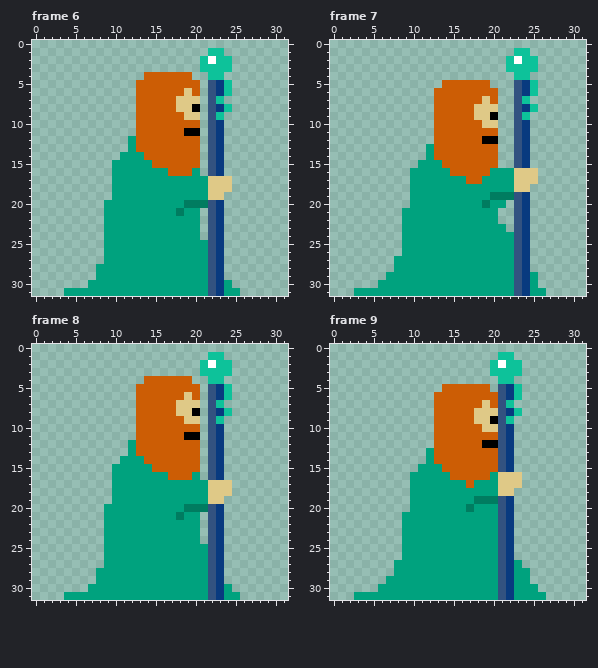
File history of a animated GIF sprite, topdown/images/wiz-color.gif. Above: the version before the commit.
The file is 32x32 pixels, 18 frames. Shown: frame 6, frame 7, frame 8, frame 9. The commit also changed other frames, which this record leaves out.
The same view after the edit:
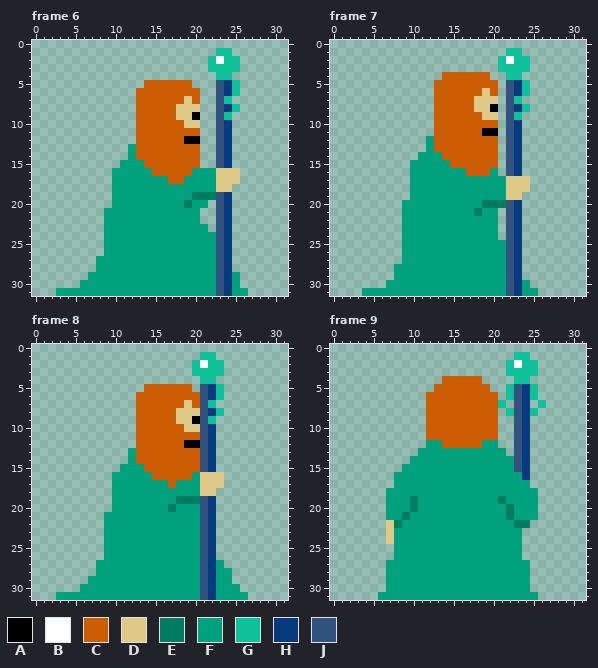
Palette (. is transparent): A #000000  B #ffffff  C #cc5d05  D #dfc987  E #007c60  F #00a27e  G #0dc29a  H #083a7f  J #325280
Changes in this commit:
Changed rows in their new state; - is an unchanged pixel.
Frame 6:
first column x 3:
 1 -------------------.-G--
 2 ------------------.GB-G-
 3 ------------------.---G-
 4 -----------......--.-G--
 5 ----------.------.-.JHG-
 6 ----------------C--.JHG-
 7 ---------------C-C-.JG--
 8 -----------------D-.JHG-
 9 ---------------D-A-.JG--
10 ----------------DD-.JH--
11 ----------------CC-.JH--
12 ---------.------AA-.JH--
13 -------------------.JH--
14 --------.-C--------.JH--
15 -------.---C-------.JH--
16 ------------CC----FFDDD-
17 --------------CC---F--D-
18 -------------------F----
19 -----------------EEEJH--
20 ------.----------FF.JH--
21 ---------------F---.JH--
22 -------------------.JH--
23 ------------------F.JH--
24 ------------------FFJH--
25 -------------------FJH--
26 -------------------FJH--
27 -----F-------------FJH--
28 -------------------FJH--
29 ----F--------------FJHF-
30 ---F---------------FJHF-
31 F------------------FJH-F
Frame 7:
first column x 3:
 1 -------------------G-.--
 2 ------------------GBG-.-
 3 ------------------G---.-
 4 -----------CCCCCC--G-.--
 5 ----------C------C-JHG.-
 6 ----------------D--JHG.-
 7 ---------------D-D-JG.--
 8 -----------------A-JHG.-
 9 ---------------C-D-JG.--
10 ----------------CC-JH.--
11 ----------------AA-JH.--
12 ---------F------CC-JH.--
13 -------------------JH.--
14 --------F-F--------JH.--
15 -------F---F-------JH.--
16 ------------FF----.JH..-
17 --------------FF---D--.-
18 -------------------D----
19 -----------------FFDD.--
20 ------F----------EEJH.--
21 ---------------E---JH.--
22 -------------------JH.--
23 ------------------.JH.--
24 ------------------.JH.--
25 -------------------JH.--
26 -------------------JH.--
27 -----.-------------JH.--
28 -------------------JH.--
29 ----.--------------JH..-
30 ---.---------------JHF.-
31 .------------------JHF-.
Frame 8:
first column x 3:
 1 ------------------G-.---
 2 -----------------GBG-.--
 3 -----------------G---.--
 4 -----------......-G-.---
 5 ----------.------.JHG.--
 6 ----------------C-JHG.--
 7 ---------------C-CJG.---
 8 -----------------DJHG.--
 9 ---------------D-AJG.---
10 ----------------DDJH.---
11 ----------------CCJH.---
12 ---------.------AAJH.---
13 ------------------JH.---
14 --------.-C-------JH.---
15 -------.---C------JH.---
16 ------------CC----DDD---
17 --------------C---D--.--
18 ------------------D-..--
19 ---------------EEEJH.---
20 ------.-------E-FFJH.---
21 ---------------F--JH.---
22 ------------------JH.---
23 ------------------JH.---
24 ------------------JH.---
25 ------------------JH.---
26 ------------------JH.---
27 -----F------------JHF---
28 ------------------JHFF--
29 ----F-------------JHFF--
30 ---F--------------JHF-F-
31 F-----------------JHF--F
Frame 9:
first column x 3:
 1 ------------------..GG--
 2 -----------------..-BGG-
 3 -----------------..--GG-
 4 -----------CCCCC--..GG--
 5 ----------C-------.GJHG-
 6 ---------C--------.GJHG-
 7 ---------C------C-G.JH-G
 8 ---------C-----CCC.GJHG-
 9 ---------C-----CCC..JH--
10 ---------C------CC..JH--
11 ---------C--------..JH--
12 ---------FF-----FF..JH--
13 --------F-FFFFFFFFF.JH--
14 -------FF-FFFFFFFFFFJH--
15 ------FF---FFFFFFFFFJH--
16 -----FF-----FFFFF-FFFH--
17 -----FF-------F---FFFF--
18 ----FFF-----------FFFFF-
19 ----FFFE-------FFFEFFFF-
20 ----FFFE------F---FEFFF-
21 ----FFE-----------FEFFF-
22 ----DE------------FFEE--
23 ----DF------------FFF---
24 ----DF------------FFF---
25 -----F------------FFF---
26 -----F------------FFF---
27 ----F-------------FF-F--
28 ----F-------------FF----
29 ------------------FF----
30 ---.--------------FF--.-
31 ...---------------FF---.
Boxes around the changes in both pictures, in picture pixels (x1, y1, x2, y2):
changed: (104, 48, 248, 296)
added: (56, 256, 104, 296)
changed: (402, 48, 546, 296)
erased: (354, 256, 402, 296)
changed: (104, 352, 248, 600)
added: (56, 560, 104, 600)
changed: (354, 352, 546, 600)
